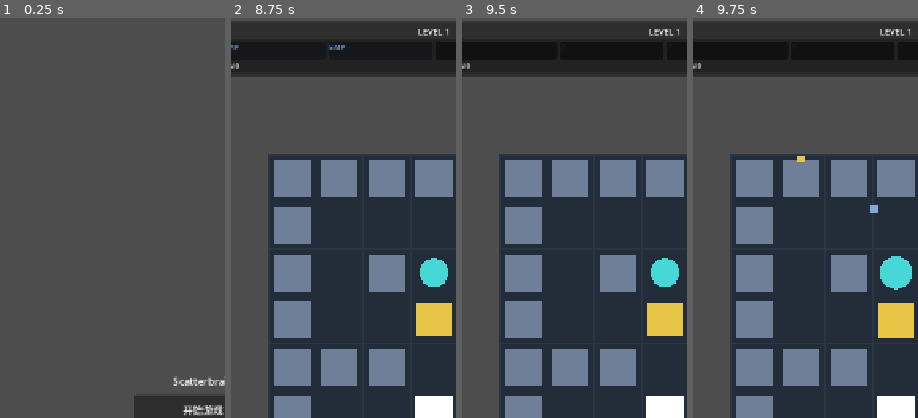
Above: before the commit, frames 1-4 (left to right).
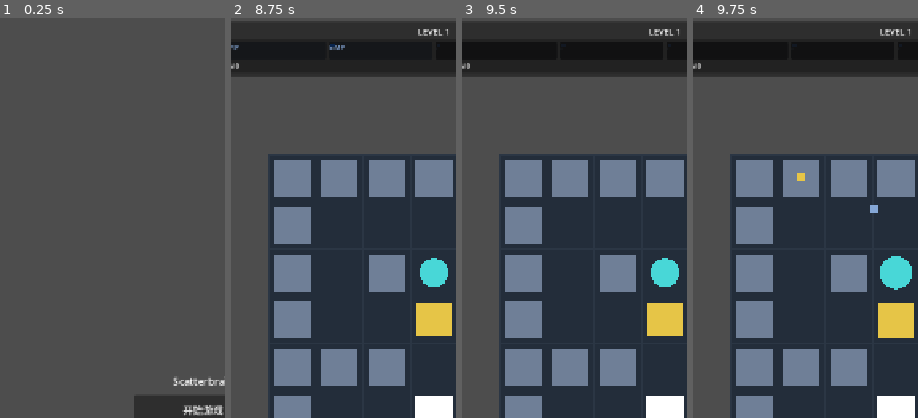
Above: after the commit, the same moments.

Repository: hszqf/Scatterbrain
Game: Godot game, scene res://scenes/app/App.tscn
The game is run twice, just before and just after one commit, with the same random seed, the same clock (stepped at 60 frames per second) and the same inputs.
Inputs (mouse positions are % of the whole screen's width and height, from its top left):
- Up to frame 1 (0.25 s): no input
- Up to frame 2 (8.75 s): click "开始游戏" at 0.5 s; click "UP" at 1.25 s; click "LT" at 2 s; click "RT" at 2.75 s; click "DN" at 3.5 s; click "REST" at 4.25 s; click "RST" at 5 s; click "LOG" at 5.75 s; tap Enter at 6.5 s; move the mouse to (45, 70) at 6.52 s; hold Up (move_up) 6.53-7.25 s; tap Space (empty_change) at 6.6, 8.1 s; click (45, 70) at 6.67 s; drag from (80, 65) to (45, 70) at 7.27 s; tap R (restart_level) at 8 s; move the mouse to (20, 35) at 8.02 s; hold Left (move_left) from 8.03 s (still down)
- Up to frame 3 (9.5 s): release Left (move_left) at 8.75 s; tap R (restart_level) at 8.75 s; drag from (55, 50) to (20, 35) at 8.77 s
- Up to frame 4 (9.75 s): tap R (restart_level) at 9.5 s; move the mouse to (35, 25) at 9.52 s; hold Down (move_down) from 9.53 s (still down); tap Space (empty_change) at 9.6 s
The pictures show only the part of the screen within x 5-55%, y 0-50%; the shares and areas given below are measured in that part.

Frames 1-3 are identical in both runs. In frame 4, 0.1% of the frame differs, in the area x 46-50%, y 34-41%.

Commit message:
Fix live push to update box position immediately

Diff:
--- a/scripts/core/player_move_resolver.gd
+++ b/scripts/core/player_move_resolver.gd
@@ -45,6 +45,7 @@
 	world.player_position = target
 	result["player_moved"] = true
 	if world.has_floor_at(push_target):
+		world.entity_positions[box_id] = push_target
 		result["change"] = ChangeRecord.new(
 			ChangeRecord.ChangeType.POSITION,
 			box_id,
